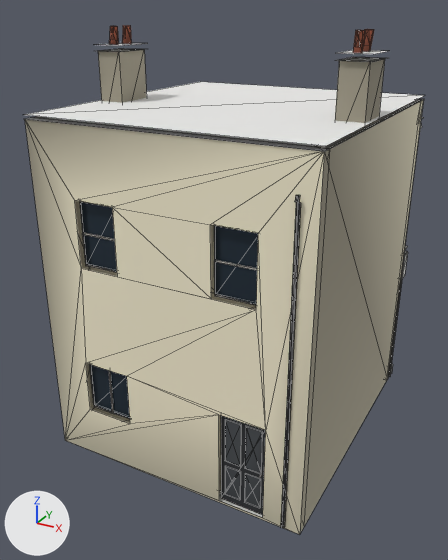
A saved change to the glTF model game/assets/world/kits/street_fronts/pharmacy_lod1.glb.
Both versions are drawn from a 50 mm camera at (6.11, -14.37, 9.44) aimed at (-0.36, -2.61, 3.56). The axes (+X, +Y, +Z) are drawn at lower left. The lights are the same throughout. The picture after the commit comes second. Mesh edges are drawn as thin lines. Vertices at exactly the same position are counted once.

Script lines for the objects in view, before the commit:
```python
me_pharmacy_lod1 = bpy.data.meshes.new('pharmacy_lod1')
me_pharmacy_lod1.from_pydata(...)  # 847 vertices, 598 faces; spans x -3.03..3.03, y -5.78..1.93, z -0.01..9.09
# faces by material slot: [578, 20]
me_pharmacy_lod1.materials.append(mat_m_flat)
me_pharmacy_lod1.materials.append(mat_m_glass)
ob_pharmacy_lod1 = bpy.data.objects.new('pharmacy_lod1', me_pharmacy_lod1)
ob_pharmacy_lod1.location = (0.0, 0.0, 0.0)
```
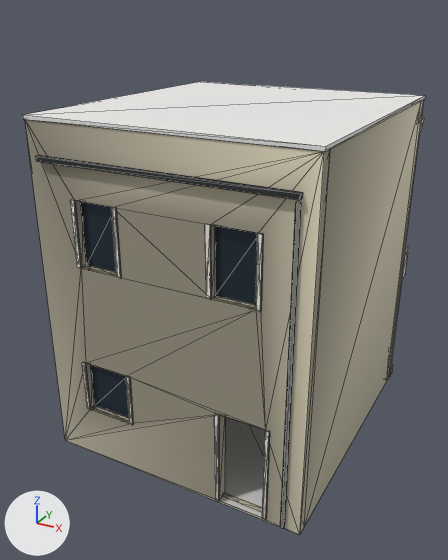
What the commit changed:
me_pharmacy_lod1 is used by ob_pharmacy_lod1; location (0.0, 0.0, 0.0).
me_pharmacy_lod1 had 847 vertices, 598 faces and spanned x -3.03..3.03, y -5.78..1.93, z -0.01..9.09.
me_pharmacy_lod1 now has 593 vertices, 872 faces and spans x -3.03..3.03, y -5.78..1.19, z 0.0..7.58.
me_pharmacy_lod1 part 1: a new loose piece, a box spanning x -2.7..2.7, y -5.785..-5.675, z 6.75..6.85, in mat_m_flat.
me_pharmacy_lod1 part 2: a new loose piece, a 10-sided cylinder along z spanning x 2.612..2.688, y -5.74..-5.66, z 0.08..6.676, in mat_m_flat.
me_pharmacy_lod1 part 3: 104 loose pieces with 494 vertices, spanning x -2.99..2.98, y -5.78..1.93, z 0.05..9.09, are deleted.
me_pharmacy_lod1 part 4: 106 vertices removed from x -3.03..3.03, y -5.75..1.05, z -0.01..7.5; 297 vertices added at x -3.0..3.0, y -5.69..1.15, z 0.0..7.5.
me_pharmacy_lod1 part 5: 1 vertex moved within x -1.0, y -5.51, z 2.4; 5 vertices removed from x -3.0..-1.0, y -5.65..-5.49, z 0.0..2.4; 24 vertices added at x -2.18..-0.92, y -5.68..-5.59, z 1.2..2.4.
me_pharmacy_lod1 part 6: 73 kept faces spanning x -3.03..3.03, y -5.67..1.19, z 0.0..7.5 get new vertex colours.

Where the change shows, as pixel boxes (x1, y1, x2, y2) in the pictures (448 x 560 px):
'pharmacy_lod1', reshaped (11% shorter): before (24, 25, 425, 535); after (23, 82, 425, 535)
part 1 of me_pharmacy_lod1, added: after (36, 155, 303, 200)
part 2 of me_pharmacy_lod1, added: after (280, 202, 301, 528)
part 3 of me_pharmacy_lod1, deleted: before (80, 25, 387, 514)
part 4 of me_pharmacy_lod1, built on (mostly hidden afterwards): before (45, 100, 423, 533); after (70, 115, 424, 520)
part 5 of me_pharmacy_lod1, built on: before (25, 121, 295, 533); after (82, 362, 133, 425)
part 6 of me_pharmacy_lod1, recoloured (darker): before (25, 99, 424, 530); after (25, 119, 408, 530)
